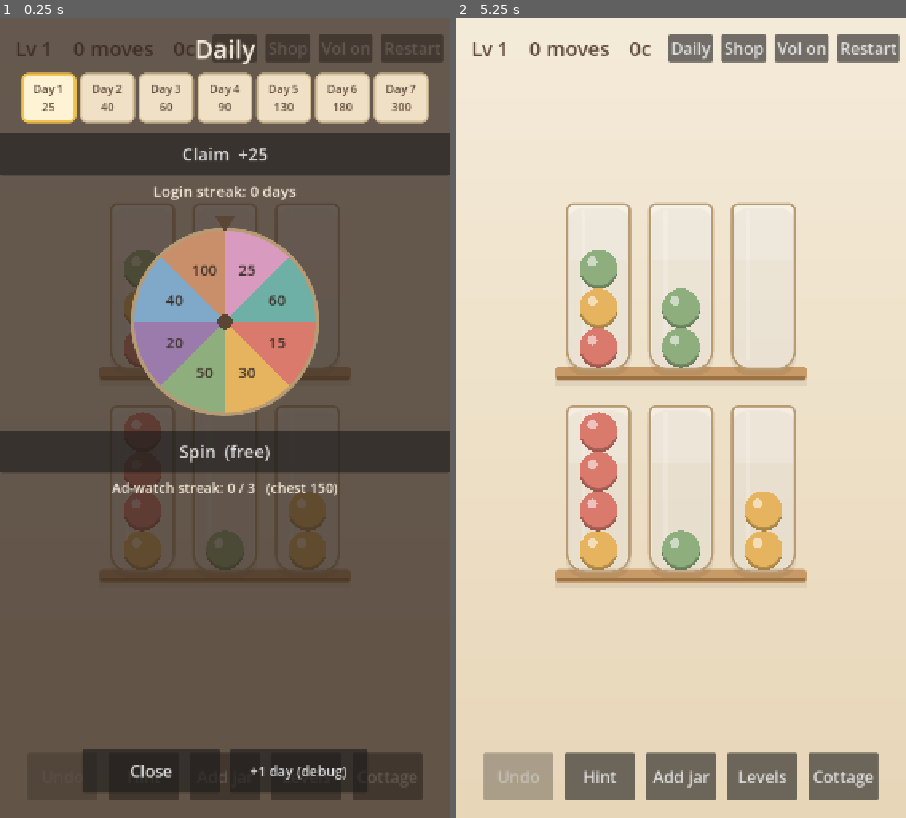
Above: before the commit, frames 1-2 (left to right).
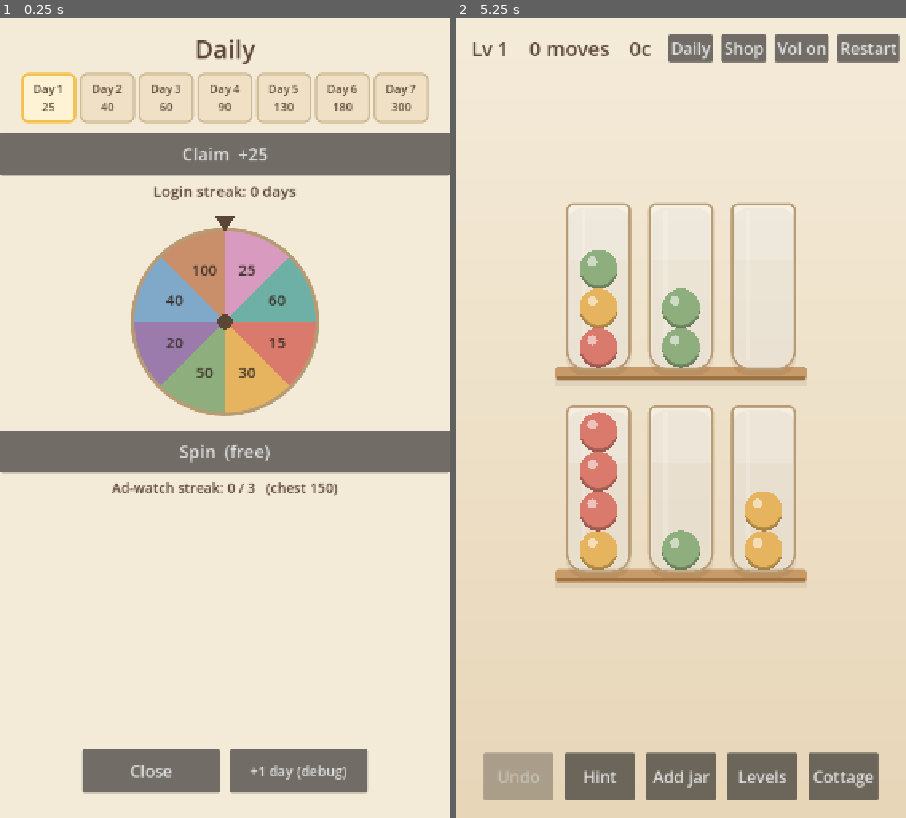
Above: after the commit, the same moments.

Repository: seantomaslynch-cell/cottage-sort
Game: Godot game, scene res://game/main.tscn
Same seed, same stepped clock (60 frames per second), same inputs: the game is played once before the commit and once after it.
Inputs:
- Up to frame 1 (0.25 s): no input
- Up to frame 2 (5.25 s): click "Daily" at 0.5 s; click "Restart" at 1.25 s; click "Restart" at 2 s; click "Restart" at 2.75 s; click "Shop" at 3.5 s; click "Vol on" at 4.25 s; click "Hint" at 5 s

The runs differ from the first frame. In frame 1, 87% of the frame differs, in the area x 0-100%, y 0-100%; in frame 2, nothing differs.

Commit message:
Make the Daily panel opaque
Swap the translucent scrim for an opaque cream background so it reads like
the Cottage and Shop screens; flip the header/streak/ad-streak text from
cream to ink. Colours now come from Palette.

Co-Authored-By: Claude Sonnet 5 <noreply@anthropic.com>

Diff:
--- a/game/daily_panel.gd
+++ b/game/daily_panel.gd
@@ -24,12 +24,12 @@
 	layer = 25
 	visible = false
 
-	var dim := ColorRect.new()
-	dim.set_anchors_preset(Control.PRESET_FULL_RECT)
-	dim.color = Color(0.20, 0.15, 0.12, 0.74)
-	add_child(dim)
-
-	var title := _label("Daily", 40, Color("f3e9d8"))
+	var bg := ColorRect.new()
+	bg.set_anchors_preset(Control.PRESET_FULL_RECT)
+	bg.color = Palette.BG
+	add_child(bg)
+
+	var title := _label("Daily", 40, Palette.INK)
 	title.set_anchors_preset(Control.PRESET_TOP_WIDE)
 	title.offset_top = 22.0
 	title.horizontal_alignment = HORIZONTAL_ALIGNMENT_CENTER
@@ -55,7 +55,7 @@
 	_claim_btn.pressed.connect(func() -> void: claim_login_pressed.emit())
 	login_box.add_child(_claim_btn)
 
-	_streak_lbl = _label("Login streak: 0 days", 24, Color("f3e9d8"))
+	_streak_lbl = _label("Login streak: 0 days", 24, Palette.INK)
 	_streak_lbl.horizontal_alignment = HORIZONTAL_ALIGNMENT_CENTER
 	login_box.add_child(_streak_lbl)
 
@@ -81,7 +81,7 @@
 	_spin_btn.pressed.connect(func() -> void: spin_pressed.emit())
 	spin_box.add_child(_spin_btn)
 
-	_adstreak_lbl = _label("Ad-watch streak: 0 / 3", 22, Color("f3e9d8"))
+	_adstreak_lbl = _label("Ad-watch streak: 0 / 3", 22, Palette.INK)
 	_adstreak_lbl.horizontal_alignment = HORIZONTAL_ALIGNMENT_CENTER
 	spin_box.add_child(_adstreak_lbl)
 
